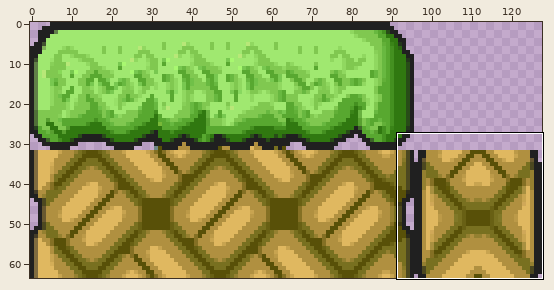
Two states of a sprite sheet, tilesets/rockland/gfx/rockland.png. Above, an overview of the earlier version with the close-up marked.
Close-up. Before the commit:
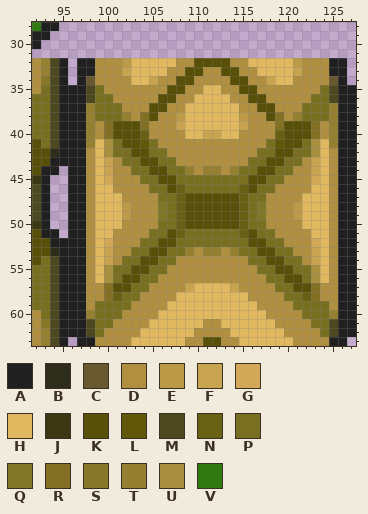
The file is 128x64 pixels. Colours within 5 levels of each other are drawn and written as one. Shown: x 92..127, y 28..63.
Palette (. is transparent): A #202020  B #2e2c1a  C #685830  D #b09040  E #bc9a48  F #c8a450  G #d0a858  H #e0b860  J #3c3814  K #585008  L #605808  M #4c4820  N #686014  P #787020  Q #807828  R #847024  S #867828  T #948030  U #a89040  V #307810
Pixels before, first column x 92:
28 VAA.................................
29 AA..................................
30 A...................................
31 ....................................
32 DTMA.AADDDEHHHHHDDKKKKDDHHHHHEDDDAA.
33 DTMA.AADDDFHHHHDDKKDDKKDDHHHHFDDDAA.
34 DSMA.ACDDDDHHFDDKKDDDDKKDDFHHDDDDCA.
35 DPMAAAMPDDDDDDDKKDDHHDDKKDDDDDDDPMAA
36 PPMAAAMPPDDDDDKKDDHHHHDDKKDDDDDPPMAA
37 PPMAAATPPPDDDKKDDHHHHHHDDKKDDDPPPTAA
38 PPMAAATPPPTDRKDDEHHHHHHEDDKRDTPPPTAA
39 PPMAAATDRKKKRDDDFHHHHHHFDDDRKKKRDTAA
40 PPMAAATDRKKKNDDDDHHFFHHDDDDNKKKRDTAA
41 KPMAAATHUPKKLPDDDDDDDDDDDDPLKKPUHTAA
42 KKBAAADHUPPKKPPDDDDDDDDDDPPKKPPUHDAA
43 KKAAAADHFDPPKKPPDDDDDDDDPPKKPPDFHDAA
44 KAA.AADHFDDPPKKPPTDTTDTPPKKPPDDFHDAA
45 JA..AADHGDDDPPKKPPPPPPPPKKPPDDDGHDAA
46 MA..AADHHDDDDPPKNPPPPPPNKPPDDDDHHDAA
47 MA..AADHHHDDDDPPNKKKKKKNPPDDDDHHHDAA
48 MA..AADHHHEDDDQPNKKKKKKNPQDDDEHHHDAA
49 MA..AADHHHEDDDQPNKKKKKKNPQDDDEHHHDAA
50 JA..AADHHHDDDDPPNKKKKKKNPPDDDDHHHDAA
51 KAA.AADHHDDDDPPKNPPPPPPNKPPDDDDHHDAA
52 KKAAAADHGDDDPPKKPPPPPPPPKKPPDDDGHDAA
53 KKBAAADHFDDPPKKPPTDTTDTPPKKPPDDFHDAA
54 KPMAAADHFDPPKKPPDDDDDDDDPPKKPPDFHDAA
55 PPMAAADHUPPKKPPDDDDDDDDDDPPKKPPUHDAA
56 PPMAAADHUPKKPPDDDDDDDDDDDDPPKKPUHDAA
57 PPMAAADDRKKPPDDDDFHHHHFDDDDPPKKRDDAA
58 PPMAAADDRNPPDDDDHHHHHHHHDDDDPPNRDDAA
59 PPMAAADPPPPDDDDHHHHHHHHHHDDDDPPPPDAA
60 DPMAAATPPPDDDDHHHHHHHHHHHHDDDDPPPTAA
61 DSMAAAMPPDDDDHHHHHHDDHHHHHHDDDDPPMAA
62 DTMAAAMPDDDDHHHHHHDDDDHHHHHHDDDDPMAA
63 DTMA.AADDDDHHHHHHDDKKDDHHHHHHDDDDAA.
The same view after the edit:
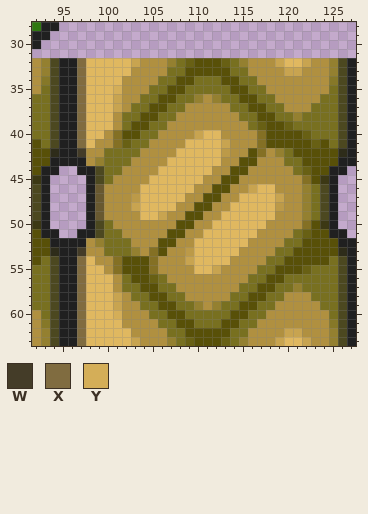
Colours new in this view: W #443c28  X #806c40  Y #d4ae58
Changes in this commit:
Changed rows in their new state; - is an unchanged pixel.
first column x 96:
32 AXHHHHHFDDDTPN---NPTDDDF-HF--TMA
33 AXHHHHHDDDDPP--KK-PP-DDDF----TMA
34 AXHHHH-DDDPP--PPPK-PP-DDD----SMA
35 -XHHHY---PP--PPPPPK-PP------DPM-
36 -XHHHF--PP--PPTDTPPK-PP----D-PM-
37 -XHHHF-PP--PPDDDDDPPK-PP--D--PM-
38 -XHHHDPPK-PPDDDDDDDPPK-PP----PM-
39 -XHHHDP-KPP-DDDDDDDDPNKKNPPPPPM-
40 -XHHDR--PP---DFHHDD--RKK--NPPPM-
41 -XHDDRNPPD---HHHHF---RKK--KNKPM-
42 -W-DP--PDDD-HHHHHE--KRDTPKKKKKB-
43 ---TPP-DDDDHHHHHH--KKDDD--KKKK--
44 .-AMPP-DDDHHHHHHD-KKDDDDDPNKKA-.
45 ..AMP---DHHHHHHDDKKDDDDD--RKJA..
46 ..ACD---HHHHHHDDKKDDFHH---TPMA..
47 ..ACDD-EHHHHHDD--DDHHHHF--TPMA..
48 ..ACDDDFHHHHDD--DDHHHHHE-DTPMA..
49 ..ACDDD-HHFDD--DDHHHHHH--DTPMA..
50 ..AMPD----DDK-DDHHHHHH----RKJA..
51 .-AMPP---DD-KDDHHHHHHDD--PNKKA-.
52 ---TPPP-DD--DDHHHHHHDDDDPPKKKK--
53 -W-DPPPTDR-DDEHHHHHDDDD--KKKKKB-
54 -XHDDRKK-RDD-FHHHH--DDPPKKKKKPM-
55 -XH-DRK--RD---HHF--------KNPPPM-
56 -XH-HDP-KNP---------PPKKPP-PPPM-
57 -XHHHDP-KKPP-DDDDDDPPKK--TPPPPM-
58 -XHHHFD-PKKPPDDDDDPPKKPPDDDPPPM-
59 -XHHHFD-PPKKPPTDTPPKKPP--DDD-PM-
60 -XHHHY---PPKKPPPPPKKPP----DDDPM-
61 -XHHHH---DPPKKPPPKKPPDD----DDSM-
62 -XHHHHH-DDDPPKKKKKPPDDDDFF--DTM-
63 AXHHHHHFDDDTPNK--NPTDDDF-HF--TMA
Boxes around the changes in both close-ups, in picture pixels (x1, y1, x2, y2):
changed: (68, 58, 356, 346)
